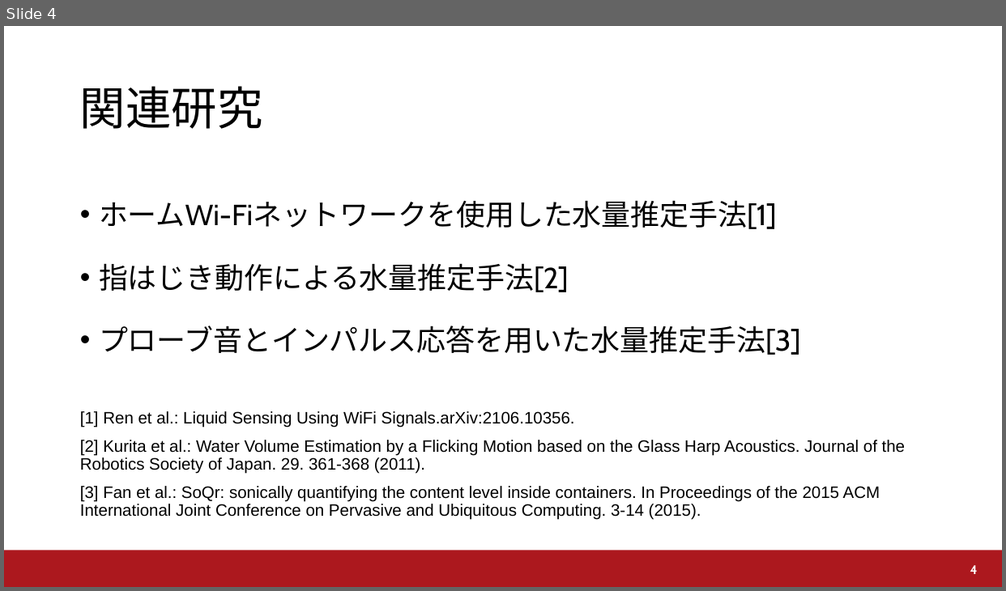
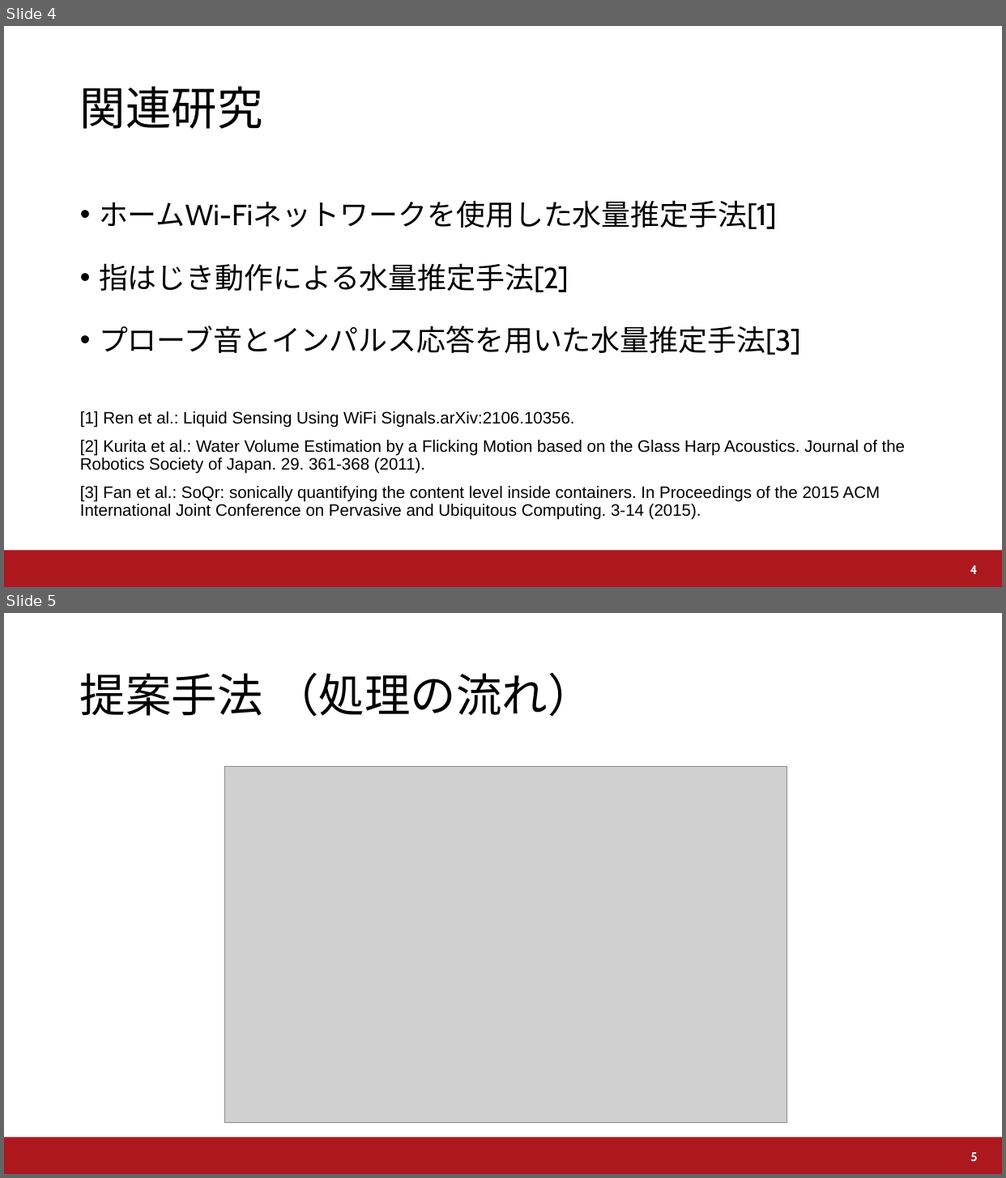
Before and after one commit to a2h1r0/lab, a slide deck: paper/water/UWW2021/UWW2021.pptx. Shown one above the other, each under a label of ours: slide 4 before the commit, slides 4 and 5 after it. The pictures are 1006x591 and 1006x1178 pixels, drawn with LibreOffice and Linux fonts; fonts in the diff are those of the drawing; grey boxes stand for pictures; background and template pictures are left out. Boxes give left, top, right and bottom in pixels: in the first picture for what was removed or moved away, otherwise in the second. Text is boxed around its words. In the diff, an @@ line names an element or a change of style, - is before the commit and + after.

```diff
--- a/paper/water/UWW2021/UWW2021.pptx
+++ b/paper/water/UWW2021/UWW2021.pptx
@@ slide 5 added at (4,613,1002,1174), background #FFFFFF; not listed: 1 template element that a slide beside it also shows @@
@@ title added at (80,673,593,717), 44 pt, text #000000 @@
+提案手法 （処理の流れ）
@@ picture added at (224,766,787,1122) @@
@@ page number added at (970,1152,977,1161), 12 pt, text #FFFFFF, bold @@
+5
```
Also in this commit, not shown: 1 other slide added.
